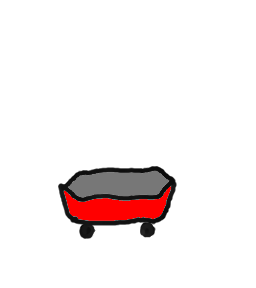
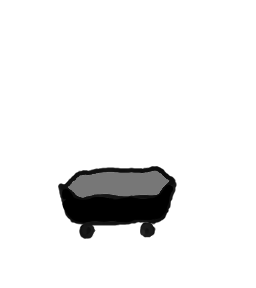
Layers edited between the first and the second 256 x 288 image:
added layer "Treść copy" above "Treść" over (x1=62, y1=185, x2=173, y2=223)
hid "Treść" over (x1=62, y1=185, x2=173, y2=223)
